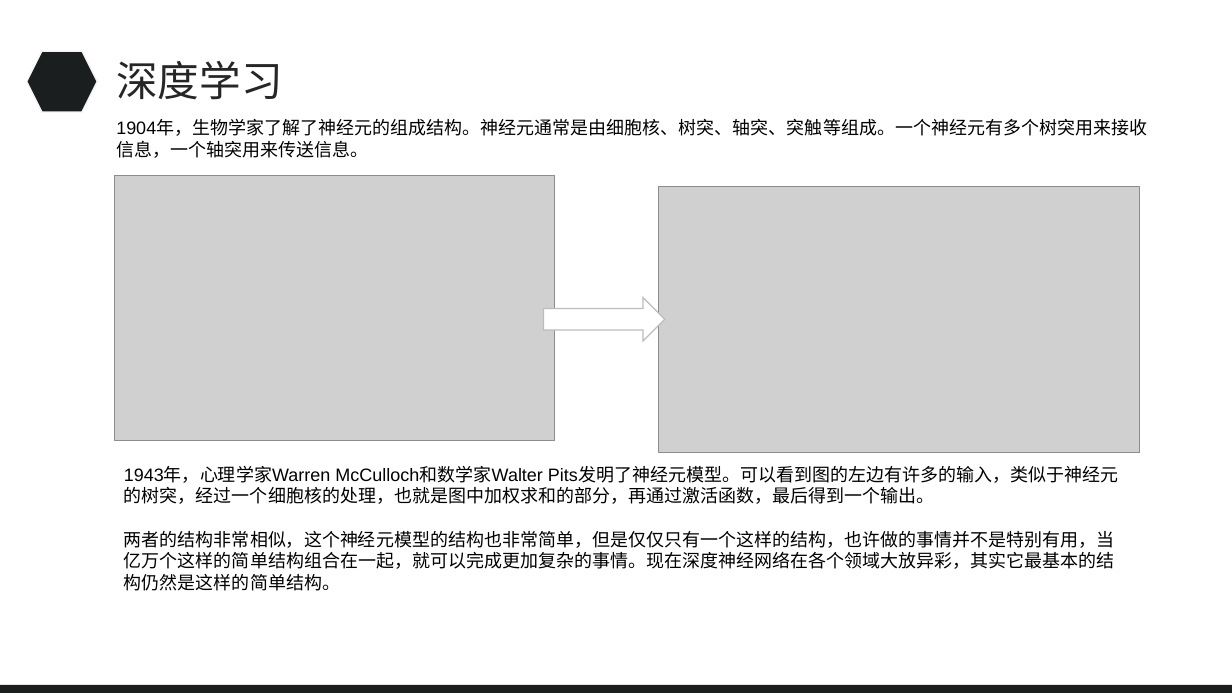
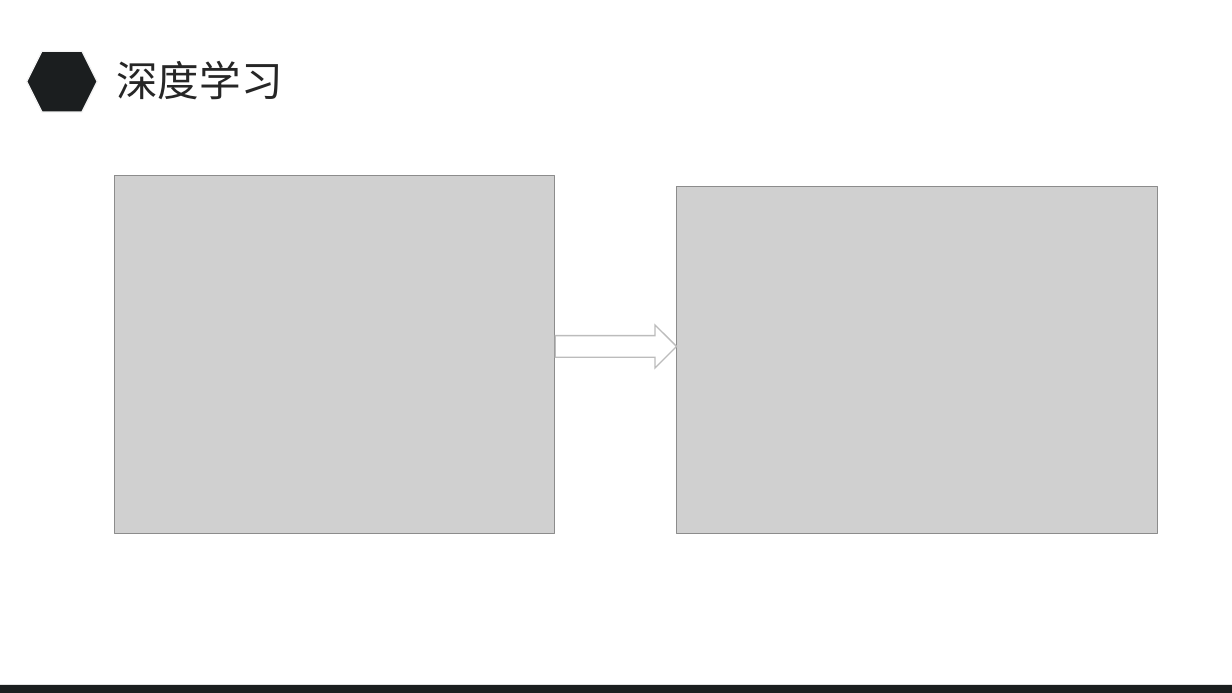
Before and after one commit to a1401358759/TensorFlow, a slide deck: slide 15 of 基于TensorFlow实现图像识别应用.pptx (slide 13 before the commit). Drawn at 1232x693 pixels with LibreOffice and Linux fonts; fonts in the diff are those of the drawing; grey boxes stand for pictures. Boxes give left, top, right and bottom in pixels: in the first picture for what was removed or moved away, otherwise in the second. Text is boxed around its words. In the diff, an @@ line names an element or a change of style, - is before the commit and + after.

```diff
--- a/基于TensorFlow实现图像识别应用.pptx
+++ b/基于TensorFlow实现图像识别应用.pptx
@@ text removed at box(116, 120, 1147, 158) @@
-1904年，生物学家了解了神经元的组成结构。神经元通常是由细胞核、树突、轴突、突触等组成。一个神经元有多个树突用来接收信息，一个轴突用来传送信息。
@@ picture: place and size @@
-picture at box(115, 176, 555, 442)
+picture at box(115, 176, 555, 534)
@@ picture: place and size @@
-picture at box(659, 187, 1141, 453)
+picture at box(677, 187, 1158, 533)
@@ right arrow: place and size @@
-right arrow at box(543, 298, 665, 341)
+right arrow at box(555, 325, 677, 369)
@@ text removed at box(124, 467, 1119, 591) @@
-1943年，心理学家Warren McCulloch和数学家Walter Pits发明了神经元模型。可以看到图的左边有许多的输入，类似于神经元的树突，经过一个细胞核的处理，也就是图中加权求和的部分，再通过激活函数，最后得到一个输出。
-两者的结构非常相似，这个神经元模型的结构也非常简单，但是仅仅只有一个这样的结构，也许做的事情并不是特别有用，当亿万个这样的简单结构组合在一起，就可以完成更加复杂的事情。现在深度神经网络在各个领域大放异彩，其实它最基本的结构仍然是这样的简单结构。
```
Also in this commit, not shown: 3 other slides changed, 4 slides added, 1 slide removed, 7 other files.
